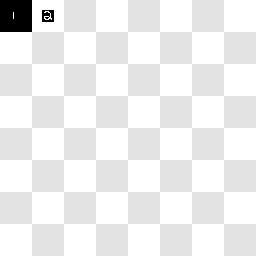
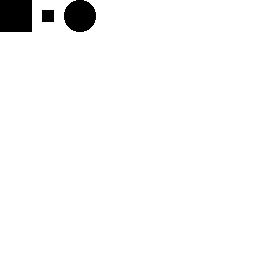
Layered file, before and after one edit (w=256, h=256). Changes by layer:
hid "id's", painted on it over [5, 11, 52, 149]
added layer "Layer 7" above "Layer 6" over [64, 0, 96, 32]
hid "Layer 1" over [0, 0, 256, 256]
